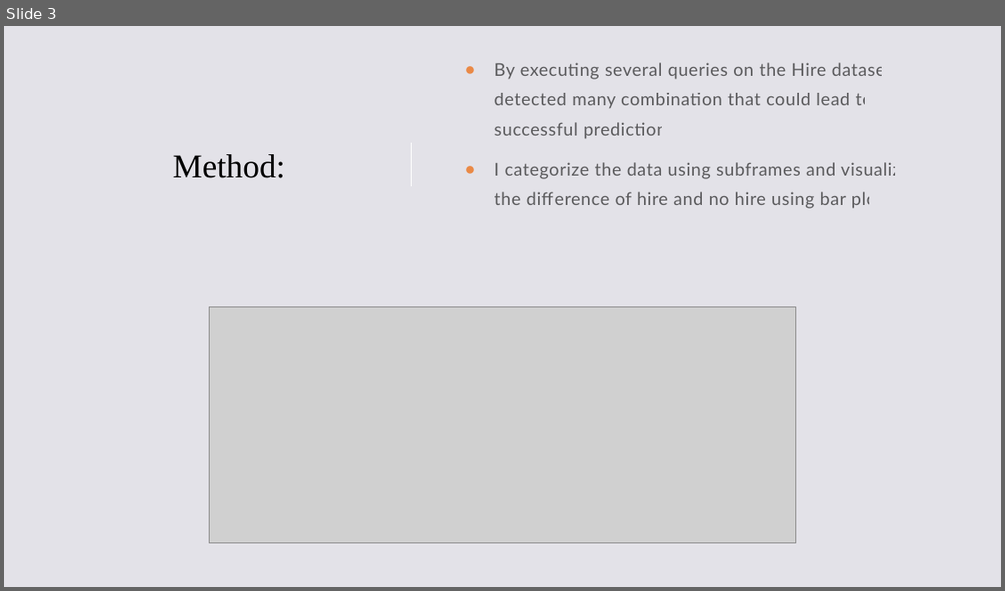
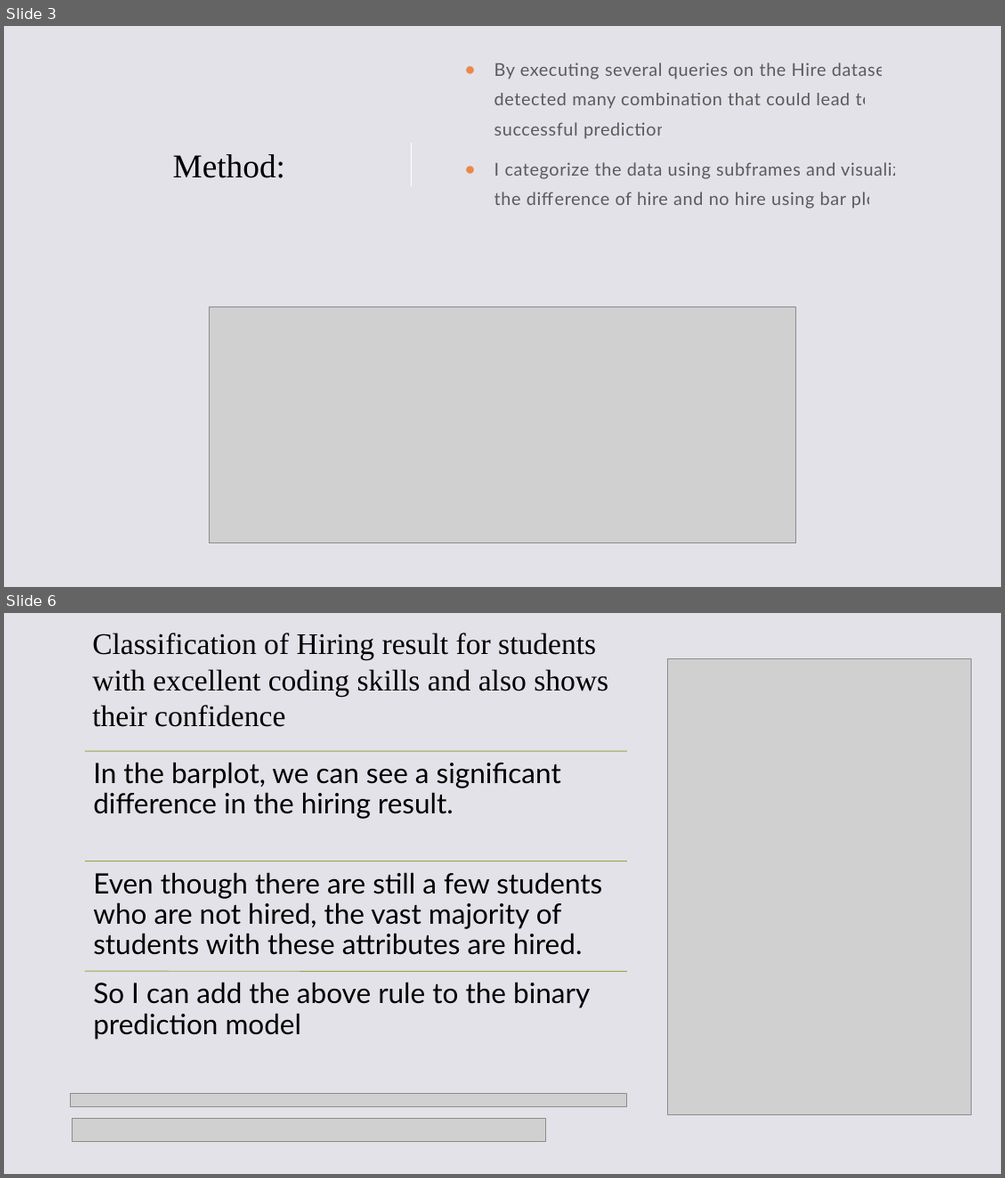
Before and after one commit to XYM-2001/Rutgers-CS142Data101, a slide deck: PredictionChallenge.pptx. Shown one above the other, each under a label of ours: slide 3 before the commit, slides 3 and 6 after it; the slides between them are not shown. The pictures are 1005x591 and 1005x1178 pixels, drawn with LibreOffice and Linux fonts; fonts in the diff are those of the drawing; grey boxes stand for pictures. Boxes give left, top, right and bottom in pixels: in the first picture for what was removed or moved away, otherwise in the second. Text is boxed around its words. In the diff, an @@ line names an element or a change of style, - is before the commit and + after.

```diff
--- a/PredictionChallenge.pptx
+++ b/PredictionChallenge.pptx
@@ slide 6 added at (4, 613, 1001, 1174), background #E3E2E8 @@
@@ title added at (92, 633, 608, 727), 28.8 pt, text #000000 @@
+Classification of Hiring result for students with excellent coding skills and also shows their confidence
@@ picture added at (667, 658, 971, 1115) @@
@@ group added at (85, 751, 627, 1039): 3 lines, 3 texts @@
+In the barplot, we can see a significant difference in the hiring result.
+Even though there are still a few students who are not hired, the vast majority of students with these attributes are hired.
+So I can add the above rule to the binary prediction model
@@ picture added at (71, 1093, 627, 1107) @@
@@ picture added at (72, 1119, 545, 1142) @@
```
Also in this commit, not shown: 1 slide changed, 12 other slides added, 3 other files.
